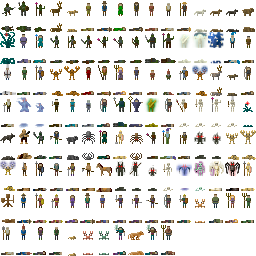
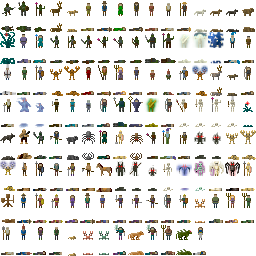
Layer changes from the first 256x256 image to the second:
painted on "Background" over [176, 227, 206, 255]
